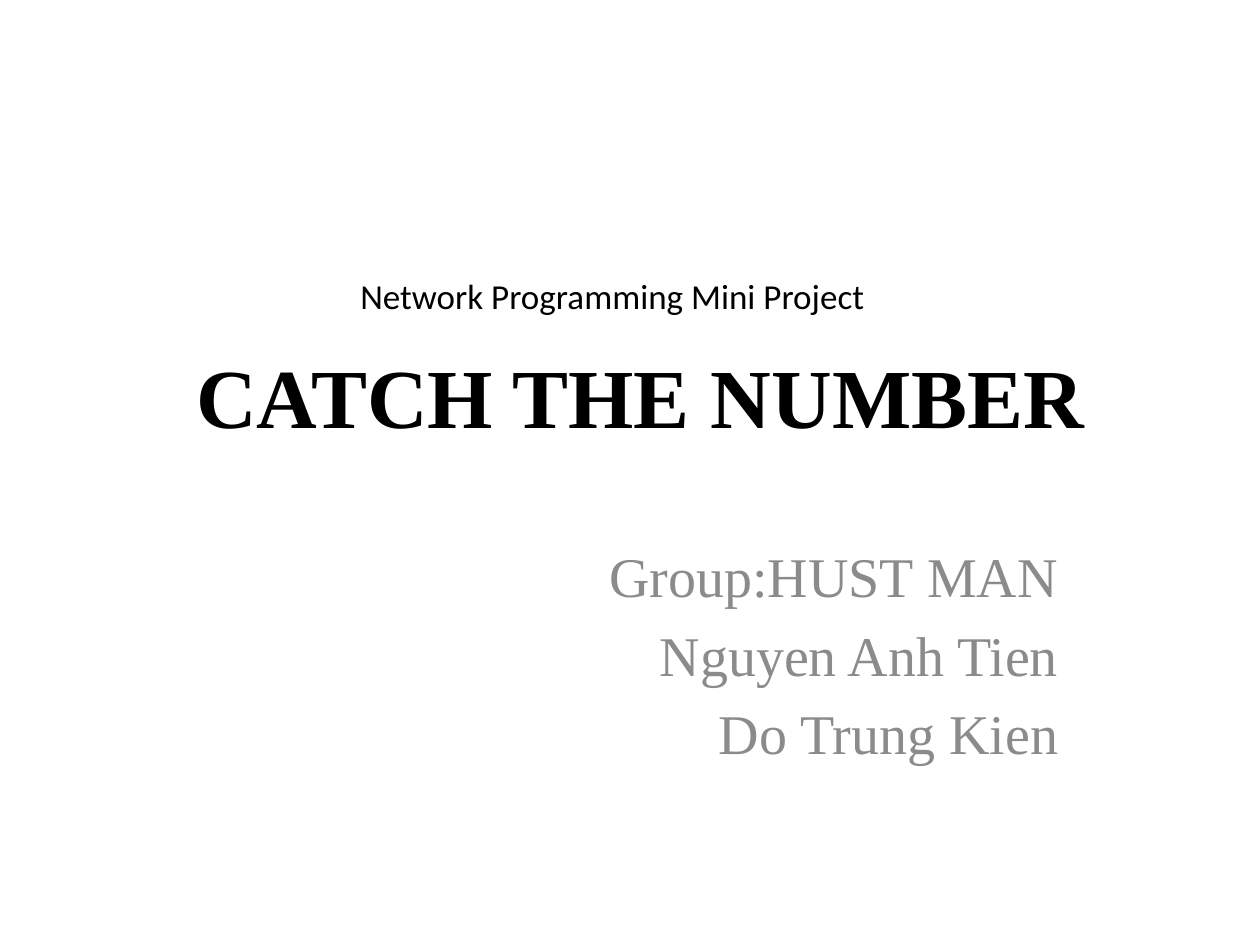
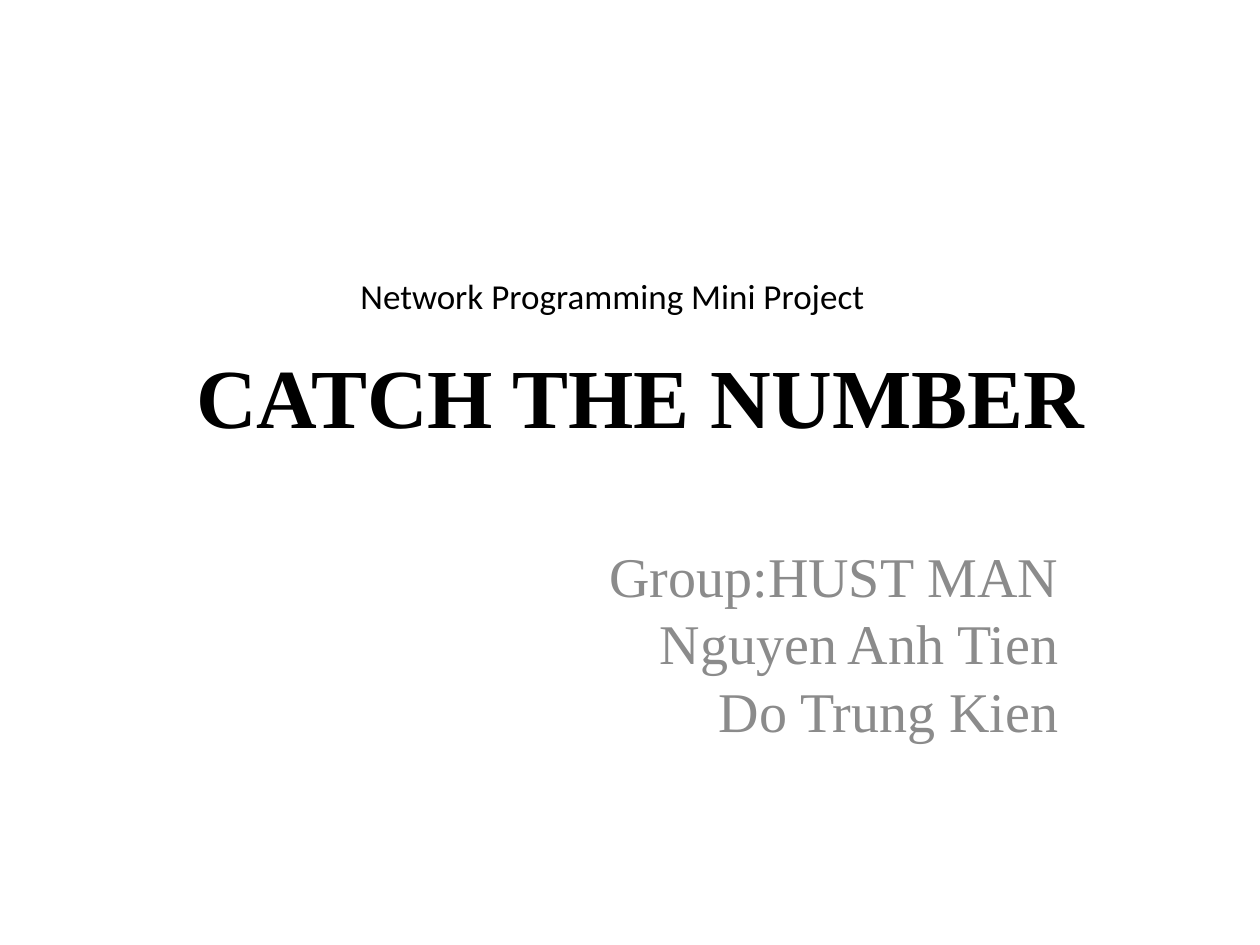
Before and after one commit to kienmetalrock/NePro2011-aki, a slide deck: slide 1 of netwok_project.pptx. Drawn at 1260x945 pixels with LibreOffice and Linux fonts; fonts in the diff are those of the drawing; background and template pictures are left out. Boxes give left, top, right and bottom in pixels: in the first picture for what was removed or moved away, otherwise in the second. Text is boxed around its words. In the diff, an @@ line names an element or a change of style, - is before the commit and + after.

```diff
--- a/netwok_project.pptx
+++ b/netwok_project.pptx
@@ text "Group:HUST MAN" at [609,560,1058,742]: text colour #8C8C8C to #8B8B8B; less space between paragraphs @@
```
Also in this commit, not shown: 9 other slides changed, 1 slide added.
